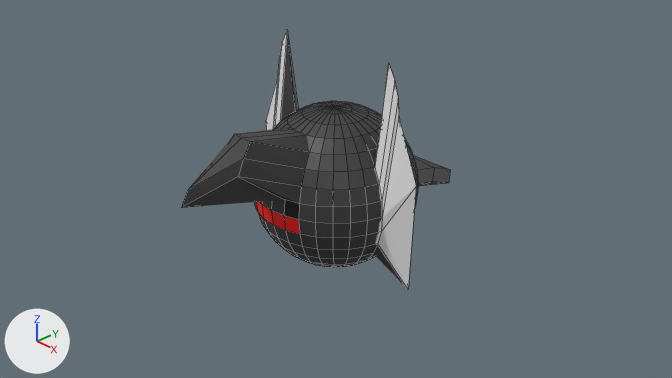
One commit to the Blender file Resources/Player/Player.blend: the scene before it, then after it.
Before and after are seen from the file's camera 'Camera'. The lights are fixed; the arrows at lower left show +X, +Y and +Z. Mesh edges are drawn as thin lines.

Objects in the first picture: '球'.
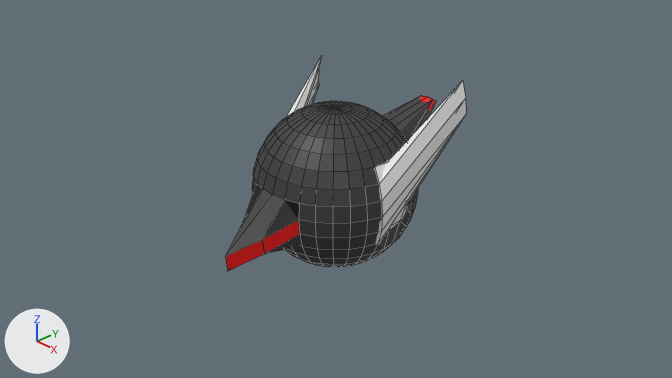
Where the change shows, as pixel boxes [x1, y1, x2, y2] in the pictures (672 x 378 px):
'球', reshaped (10% narrower, 17% shorter): before [181, 31, 450, 289]; after [225, 56, 466, 271]

Patch to the scene script:
```diff
--- a/Resources/Player/Player.blend.py
+++ b/Resources/Player/Player.blend.py
@@ me_球 @@
 # used by ob_球; location = (0.0, 0.0, 0.0)
-me_球.from_pydata(...)  # 482 vertices, 512 faces; spans x -1.29..1.29, y -2.2..2.17, z -1.0..1.74
+me_球.from_pydata(...)  # 482 vertices, 512 faces; spans x -1.23..1.23, y -1.68..1.69, z -1.0..1.41
+# me_球 part 1
+# 6 vertices are removed from x -0.83..0.83, y -2.2..2.17, z -0.71..1.74
+# 20 faces are deleted
+# 5 vertices in x -0.18..0.18, y -1.58..-1.36, z 0.68..1.01 move by (0.0, 0.67, -0.3)
+# 4 vertices in x -0.2..0.2, y -0.98..-0.96, z -0.2..0.0 move by (0.0, -0.32, -0.18)
+# 28 vertices move from x -1.29..1.29, y -1.49..1.59, z -0.93..1.56 to x -1.23..1.23, y -1.68..1.69, z -0.53..1.41
+# 6 vertices are added at (0.0, 1.0, 0.15), (0.0, 0.98, -0.2), (0.83, 0.0, 0.56), (0.0, -0.83, 0.56), (0.0, -0.92, 0.38), (-0.83, 0.0, 0.56)
+# 20 new faces join them
 me_球.materials.append(mat_マテリアル)
```
